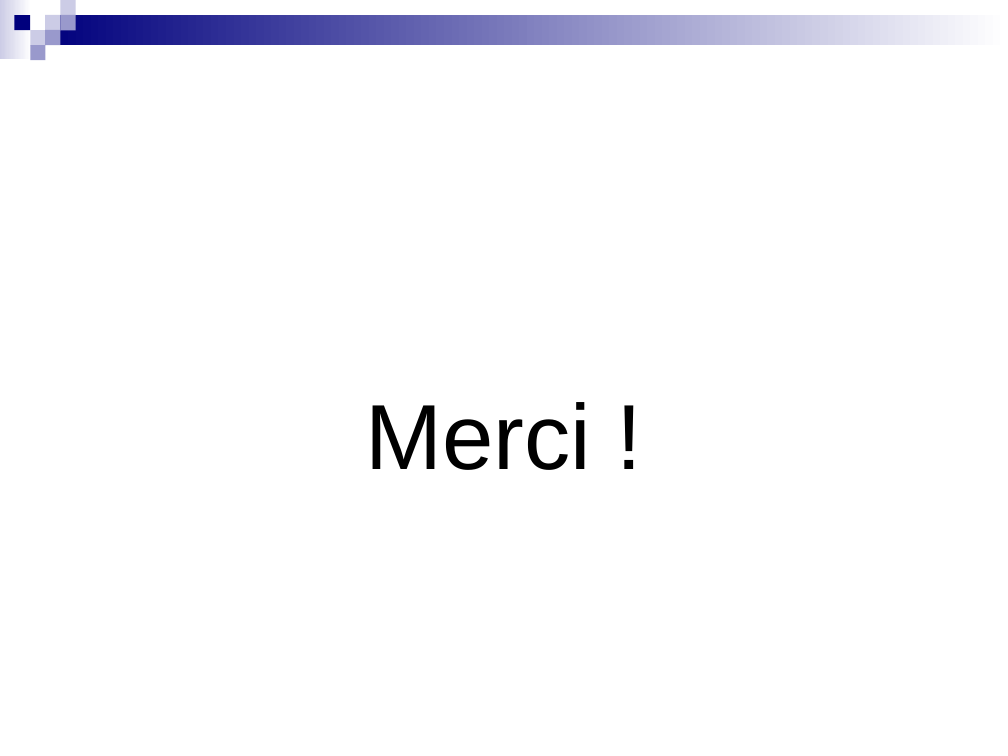
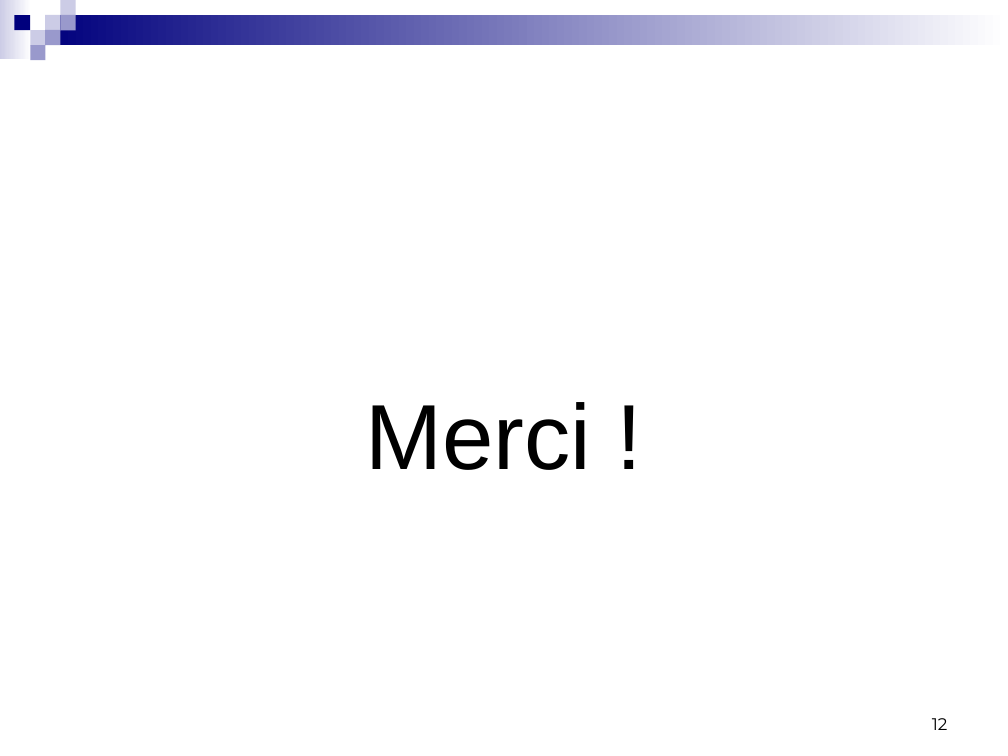
Before and after one commit to badrbouslikhin/Beluga, a slide deck: slide 12 of Rendu/PresentationFinale/Binome13PresentationFinalePRT.pptx. Drawn at 1008x756 pixels with LibreOffice and Linux fonts; fonts in the diff are those of the drawing. Boxes give left, top, right and bottom in pixels: in the first picture for what was removed or moved away, otherwise in the second. Text is boxed around its words. In the diff, an @@ line names an element or a change of style, - is before the commit and + after.

```diff
--- a/Rendu/PresentationFinale/Binome13PresentationFinalePRT.pptx
+++ b/Rendu/PresentationFinale/Binome13PresentationFinalePRT.pptx
@@ page number added at bbox=[932, 718, 948, 730], 12 pt, text #000000 @@
+12
```
Also in this commit, not shown: 10 other slides changed.
